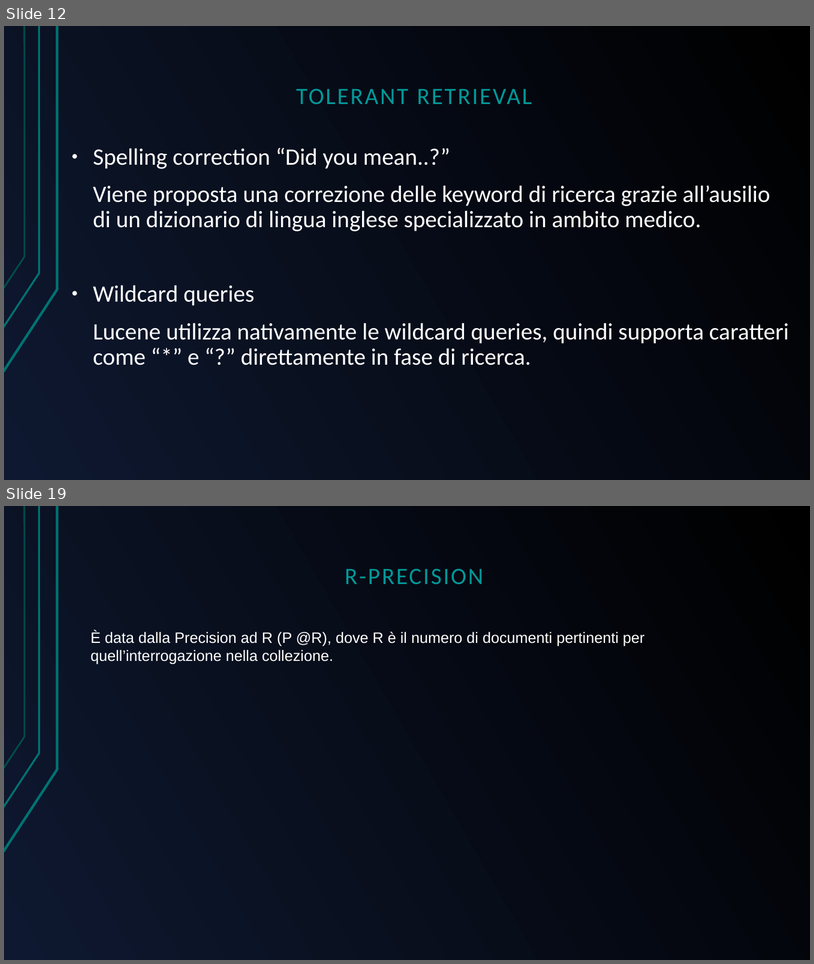
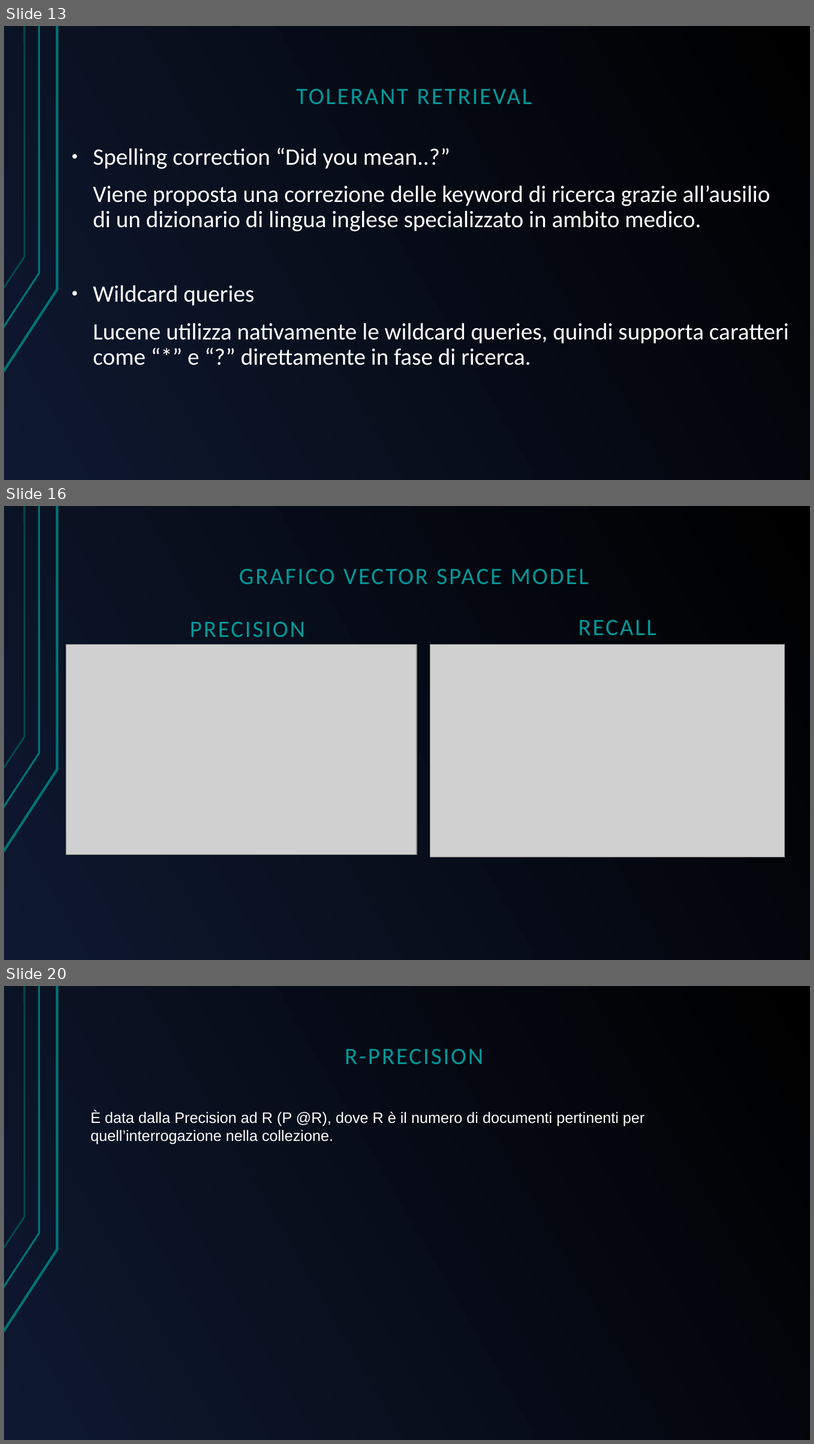
Before and after one commit to GreRagu/ProgettoGavi, a slide deck: Hegregio.odp. Shown one above the other, each under a label of ours: slides 12 and 19 before the commit, slides 13, 16 and 20 after it; the slides between them are not shown. The pictures are 814x964 and 814x1444 pixels, drawn with LibreOffice and Linux fonts; fonts in the diff are those of the drawing; grey boxes stand for pictures. Boxes give left, top, right and bottom in pixels: in the first picture for what was removed or moved away, otherwise in the second. Text is boxed around its words. In the diff, an @@ line names an element or a change of style, - is before the commit and + after.

```diff
--- a/Hegregio.odp
+++ b/Hegregio.odp
@@ slide 16 added at [4,506,810,960], background gradient #000000 to #0E1830; not listed: 3 template elements that a slide beside it also shows @@
@@ text added at [239,568,589,584], 28 pt, text #009999 @@
+GRAFICO VECTOR SPACE MODEL
@@ text added at [190,621,305,637], 28 pt, text #009999 @@
+PRECISION
@@ text added at [579,619,657,635], 28 pt, text #009999 @@
+RECALL
@@ picture added at [66,644,417,855] @@
@@ picture added at [431,644,786,857] @@
@@ what was slide 12 is now slide 13 @@
@@ what was slide 19 is now slide 20 @@
```
Also in this commit, not shown: 3 slides changed, 3 other slides added, 3 slides removed.
